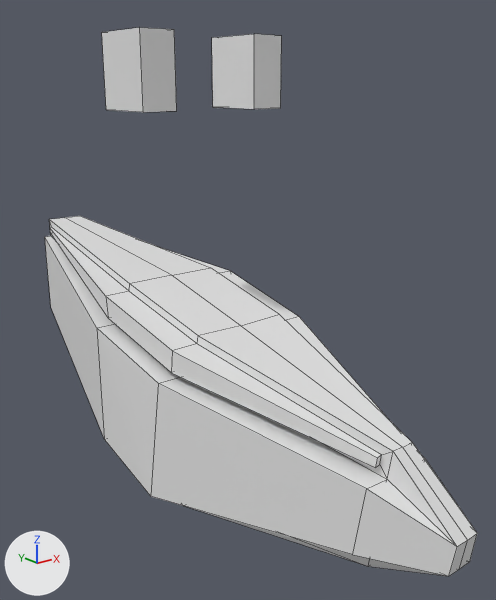
Two versions of the Blender file aries.blend, one commit apart.
Before and after are seen from a 50 mm camera at (-1.153, -1.677, 11.331) aimed at (0.094, -0.118, 10.708). Every picture has the same lights, and +X, +Y and +Z are marked at lower left. Mesh edges are drawn as thin lines.

Objects in the first picture: 'Cube', 'MainHead'.
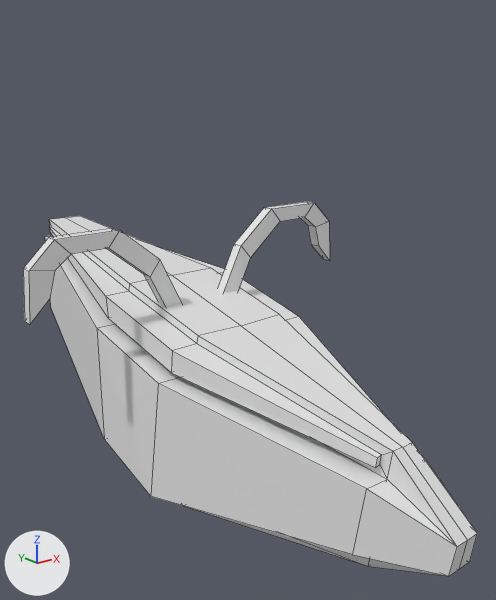
Commit message: horn update

Where the change shows, as pixel boxes (x1, y1, x2, y2) in the pictures (496 x 600 px):
'Cube', deleted
    before: (102, 28, 282, 112)
'HornBase', added
    after: (23, 202, 330, 324)

What the commit changed:
Mesh me_cube_001_1 is new.
It has 24 vertices, 22 faces and spans x -5.45..-0.6, y -0.18..0.21, z -1.21..2.05.
Object 'Cube' (ob_cube) is deleted.
Object 'HornBase' (ob_hornbase) is new; it shows me_cube_001_1.
Its location is (0.0, 0.0, 10.748).
Its scale is (0.1, 0.1, 0.1).
It gains a MIRROR modifier named 'Mirror'.
